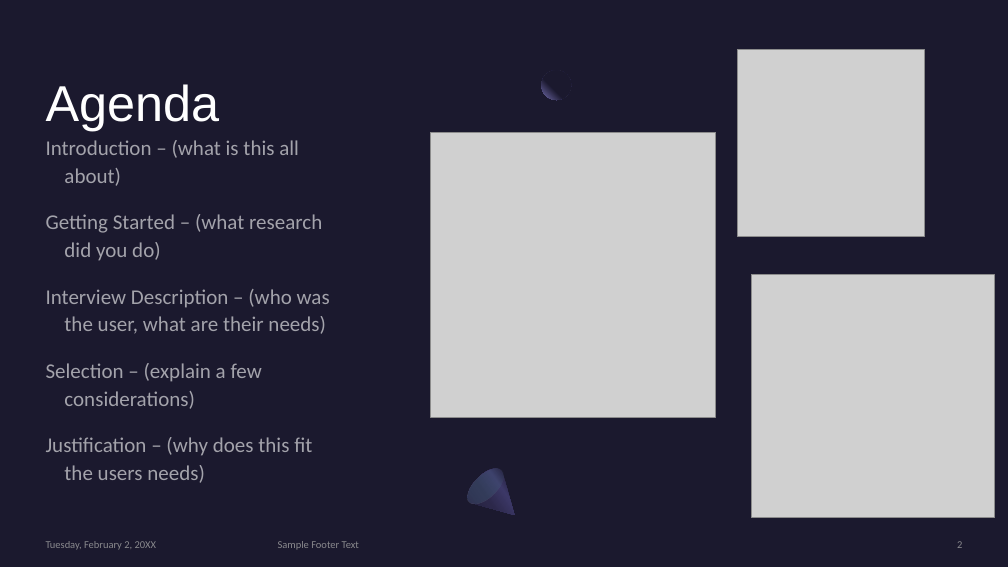
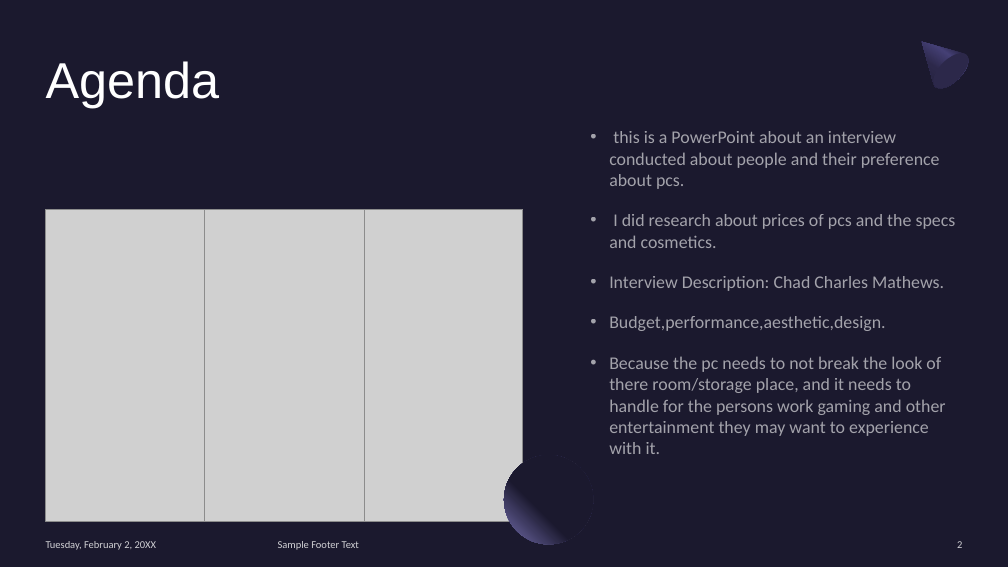
Before and after one commit to Digital-Tech-KKHS/10dtc-computer-hardware-csherwinqqq, a slide deck: slide 2 of Presentation Template.pptx. Drawn at 1008x567 pixels with LibreOffice and Linux fonts; fonts in the diff are those of the drawing; grey boxes stand for pictures. Boxes give left, top, right and bottom in pixels: in the first picture for what was removed or moved away, otherwise in the second. Text is boxed around its words. In the diff, an @@ line names an element or a change of style, - is before the commit and + after.

```diff
--- a/Presentation Template.pptx
+++ b/Presentation Template.pptx
@@ rectangle added at (0, 0, 1008, 567), fill #1B192E @@
@@ freeform shape added at (906, 26, 975, 94), fill gradient #2C284A to #454075 to #1B192E @@
@@ title "Agenda" at (46, 61, 220, 108): line spacing 0.9 to 1; vertical alignment bottom to top @@
@@ ellipse added at (927, 47, 975, 94), fill #2C284A @@
@@ ellipse removed at (541, 70, 571, 100) @@
@@ text at (609, 131, 956, 454): text changed; size 20 to 17 pt @@
-Introduction – (what is this all about)
-Getting Started – (what research did you do)
-Interview Description – (who was the user, what are their needs)
-Selection – (explain a few considerations)
-Justification – (why does this fit the users needs)
+• this is a PowerPoint about an interview conducted about people and their preference about pcs.
+• I did research about prices of pcs and the specs and cosmetics.
+• Interview Description: Chad Charles Mathews.
+• Budget,performance,aesthetic,design.
+• Because the pc needs to not break the look of there room/storage place, and it needs to handle for the persons work gaming and other entertainment they may want to experience with it.
@@ picture: place and size @@
-picture at (431, 132, 716, 417)
+picture at (45, 209, 205, 522)
@@ picture: place and size @@
-picture at (752, 275, 994, 518)
+picture at (205, 209, 364, 522)
@@ picture: place and size @@
-picture at (737, 49, 925, 237)
+picture at (364, 209, 523, 522)
@@ freeform shape removed at (462, 462, 531, 531) @@
@@ ellipse removed at (462, 462, 509, 510) @@
@@ ellipse added at (504, 455, 594, 544), fill gradient #1B192E to #7771B2 @@
@@ text colour #A6A6A6 at 80% opacity to #FFFFFF at 80% opacity; more space between paragraphs in 3 elements at (46, 541, 157, 550), (278, 541, 359, 550), (957, 541, 962, 548) @@
```
Also in this commit, not shown: 7 other slides changed, 1 slide added, 1 slide removed.
